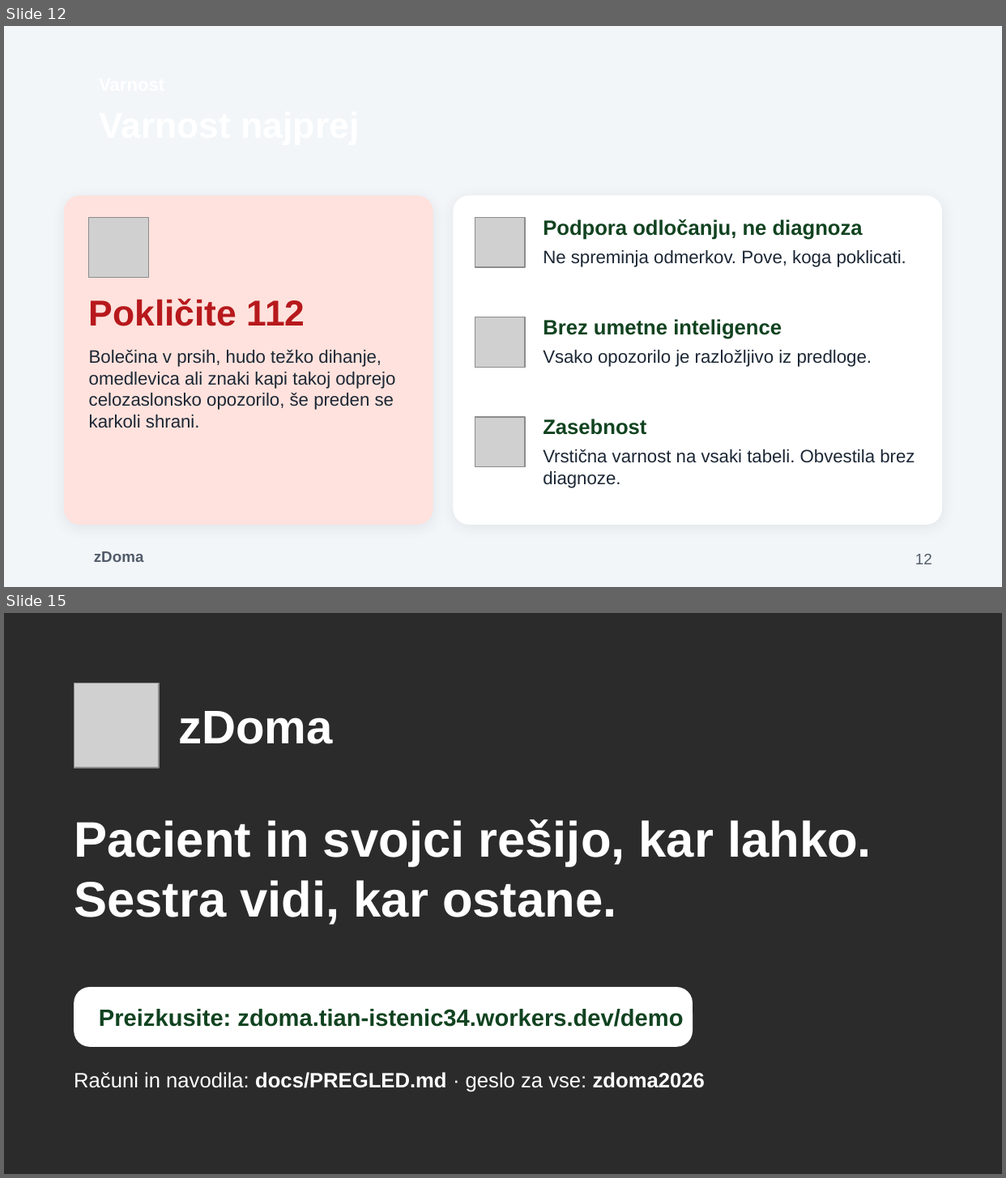
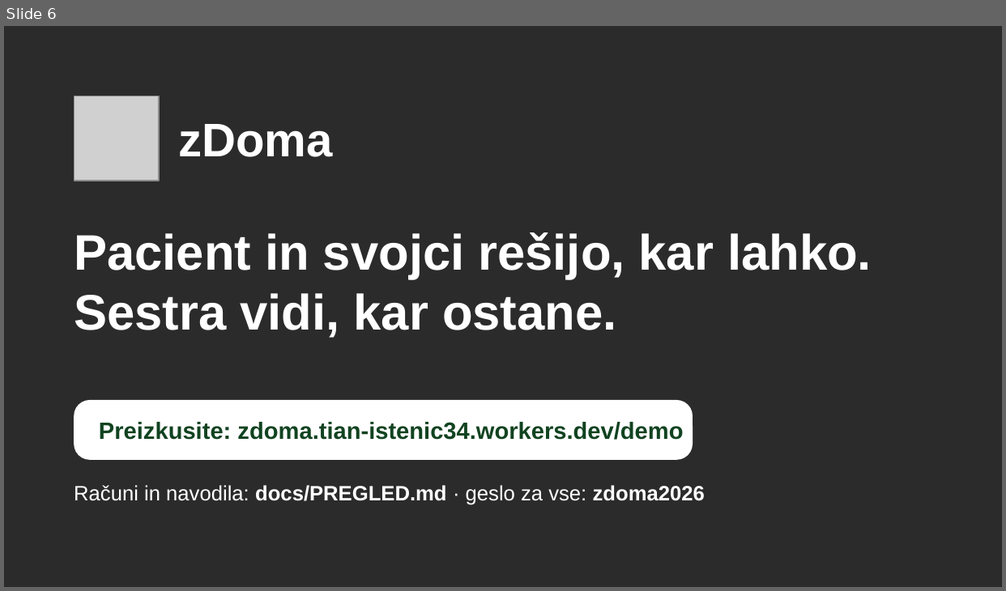
Before and after one commit to Lukajekul/zDoma, a slide deck: docs/zDoma.pptx. Shown one above the other, each under a label of ours: slides 12 and 15 before the commit, slide 6 after it; the slides between them are not shown. The pictures are 1006x1178 and 1006x591 pixels, drawn with LibreOffice and Linux fonts; fonts in the diff are those of the drawing; grey boxes stand for pictures; background and template pictures are left out; a plain dark background stands for a picture behind light text. Boxes give left, top, right and bottom in pixels: in the first picture for what was removed or moved away, otherwise in the second. Text is boxed around its words. In the diff, an @@ line names an element or a change of style, - is before the commit and + after.

```diff
--- a/docs/zDoma.pptx
+++ b/docs/zDoma.pptx
@@ slide 12 removed at (4, 26, 1002, 587), background #F2F6F9 @@
@@ text removed at (99, 73, 897, 103) @@
-Varnost
@@ title removed at (99, 102, 917, 156) @@
-Varnost najprej
@@ rounded rectangle removed at (64, 195, 433, 525) @@
@@ rounded rectangle removed at (453, 195, 942, 525) @@
@@ picture removed at (89, 218, 149, 277) @@
@@ picture removed at (475, 218, 525, 267) @@
@@ text removed at (543, 220, 863, 240) @@
-Podpora odločanju, ne diagnoza
@@ text removed at (543, 250, 906, 267) @@
-Ne spreminja odmerkov. Pove, koga poklicati.
@@ text removed at (89, 298, 305, 327) @@
-Pokličite 112
@@ picture removed at (475, 318, 525, 367) @@
@@ text removed at (543, 319, 782, 339) @@
-Brez umetne inteligence
@@ text removed at (89, 349, 395, 429) @@
-Bolečina v prsih, hudo težko dihanje, omedlevica ali znaki kapi takoj odprejo celozaslonsko opozorilo, še preden se karkoli shrani.
@@ text removed at (543, 350, 872, 367) @@
-Vsako opozorilo je razložljivo iz predloge.
@@ picture removed at (475, 417, 525, 467) @@
@@ text removed at (543, 419, 646, 435) @@
-Zasebnost
@@ text removed at (543, 449, 914, 489) @@
-Vrstična varnost na vsaki tabeli. Obvestila brez diagnoze.
@@ text removed at (94, 552, 144, 562) @@
-zDoma
@@ page number removed at (915, 554, 932, 565) @@
-12
@@ what was slide 15 is now slide 6 @@
```
Also in this commit, not shown: 8 other slides removed, 3 other files.
